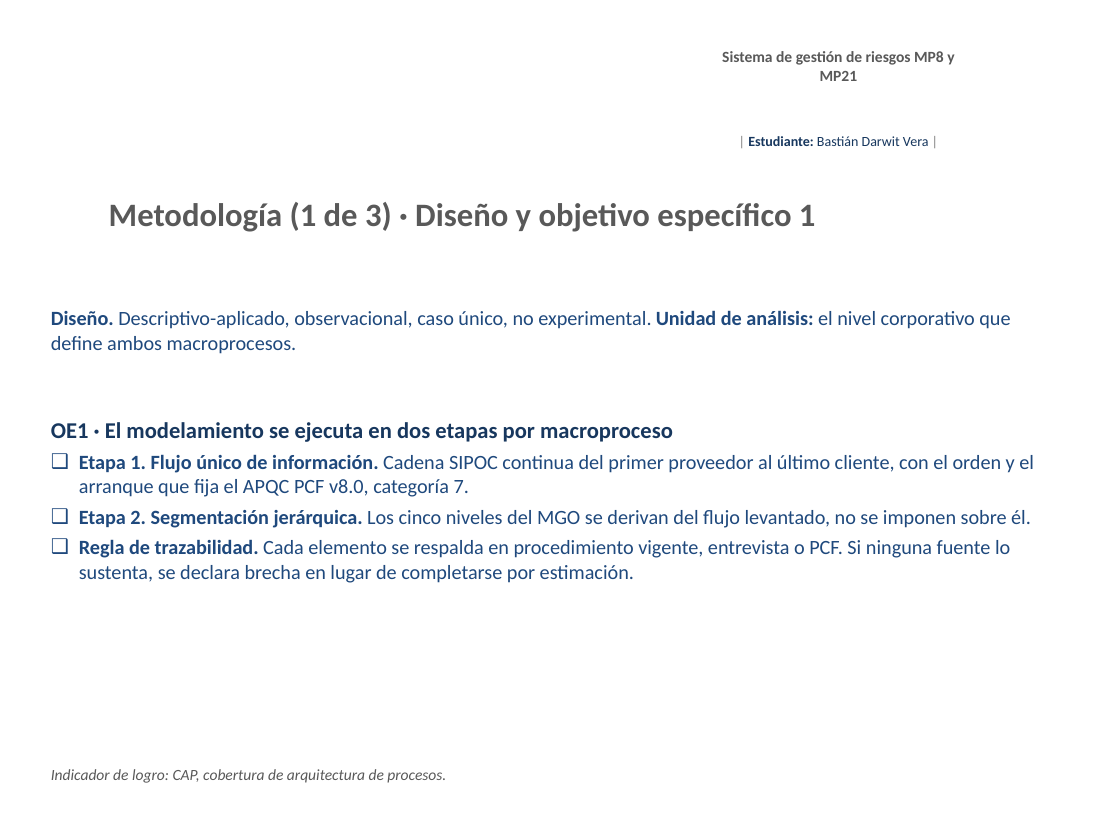
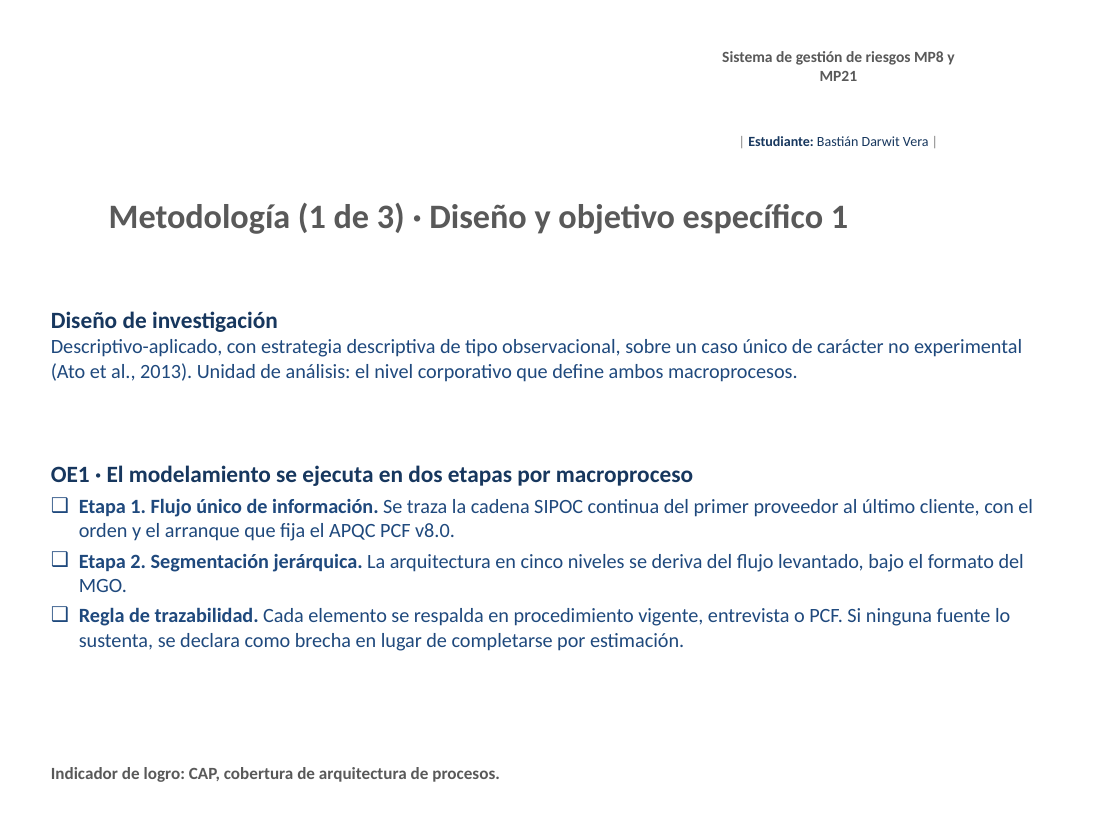
Before and after one commit to BastianDarwit/AFE, a slide deck: slide 4 of Avance_1_TFG_Bastian_Darwit_v1.pptx. Drawn at 1120x840 pixels with LibreOffice and Linux fonts; fonts in the diff are those of the drawing; background and template pictures are left out. Boxes give left, top, right and bottom in pixels: in the first picture for what was removed or moved away, otherwise in the second. Text is boxed around its words. In the diff, an @@ line names an element or a change of style, - is before the commit and + after.

Commit message:
Restaurar el v1 de 9 laminas y emitir el v2 con 15 laminas
Se aplica el mismo criterio de versionado que en el informe: cada
correccion se emite como version nueva y las anteriores permanecen
intactas. El commit 33f6f75 habia sobrescrito el v1.

- Avance_1_TFG_Bastian_Darwit_v1.pptx se restaura a su contenido
  original de 9 laminas, correspondiente al commit 97c9ff9.
- Avance_1_TFG_Bastian_Darwit_v2.pptx contiene la version ampliada a 15
  laminas, con cinco laminas de resultados, la lamina de cambios
  respecto del anteproyecto y notas del orador con tiempos. Duracion
  estimada: 10 minutos y 50 segundos.

```diff
--- a/Avance_1_TFG_Bastian_Darwit_v1.pptx
+++ b/Avance_1_TFG_Bastian_Darwit_v1.pptx
@@ text "Metodología (1 de 3) · ..." at [109, 203, 848, 234]: size 21 to 22 pt @@
@@ text at [51, 311, 1022, 382]: text changed @@
-Diseño. Descriptivo-aplicado, observacional, caso único, no experimental. Unidad de análisis: el nivel corporativo que define ambos macroprocesos.
+Diseño de investigación
+Descriptivo-aplicado, con estrategia descriptiva de tipo observacional, sobre un caso único de carácter no experimental (Ato et al., 2013). Unidad de análisis: el nivel corporativo que define ambos macroprocesos.
@@ text "OE1 · El modelamiento se ...": place and size @@
-text "OE1 · El modelamiento se ..." at [51, 422, 1034, 583]
+text "OE1 · El modelamiento se ..." at [51, 465, 1033, 651]
@@ text at [51, 465, 693, 486]: size 14.5 to 15 pt in "OE1 · El modelamiento se ejecuta en ..." @@
@@ text at [79, 498, 1033, 651]: text changed @@
-❑ Etapa 1. Flujo único de información. Cadena SIPOC continua del primer proveedor al último cliente, con el orden y el arranque que fija el APQC PCF v8.0, categoría 7.
-❑ Etapa 2. Segmentación jerárquica. Los cinco niveles del MGO se derivan del flujo levantado, no se imponen sobre él.
-❑ Regla de trazabilidad. Cada elemento se respalda en procedimiento vigente, entrevista o PCF. Si ninguna fuente lo sustenta, se declara brecha en lugar de completarse por estimación.
+❑ Etapa 1. Flujo único de información. Se traza la cadena SIPOC continua del primer proveedor al último cliente, con el orden y el arranque que fija el APQC PCF v8.0.
+❑ Etapa 2. Segmentación jerárquica. La arquitectura en cinco niveles se deriva del flujo levantado, bajo el formato del MGO.
+❑ Regla de trazabilidad. Cada elemento se respalda en procedimiento vigente, entrevista o PCF. Si ninguna fuente lo sustenta, se declara como brecha en lugar de completarse por estimación.
@@ text "Indicador de logro: CAP, cobertura ..." at [51, 767, 500, 782]: size 10 to 11 pt, bold on, italic off @@
```
Also in this commit, not shown: 7 other slides changed, 6 slides removed, 1 other file.
